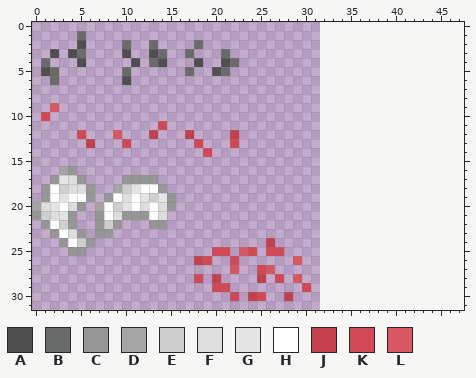
A pixel-art sprite gets an edit: assets/particles.png. The first picture shows the starting point.
The file is 32x32 pixels. The old version is drawn lined up with the new one, on the new canvas.
Palette (. is transparent): A #4f4f4f  B #696a6a  C #969696  D #a4a4a4  E #cfcfcf  F #dddddd  G #e4e4e4  H #ffffff  J #c3404c  K #d24854  L #d95763
Pixels before, first column x 0:
 1 .....B.........................
 2 .....A....B..B....B............
 3 ..A.AB....A..AB..B...B.........
 4 .B...A.....A.BA...A..AB........
 5 .AB.......B......B..AB.........
 6 ..B.......A....................
 7 ...............................
 8 ...............................
 9 ..L............................
10 .K.............................
11 ..............K................
12 .....K...L...J...J....J........
13 ......J...K.......K...K........
14 ...................K...........
15 ...............................
16 ...DC..........................
17 ..CGFC....CCCC.................
18 .CHEFFC..DEGHHC................
19 .CHGHHC.CHFHGEGC...............
20 DFGHFC.DHEGHFHFC...............
21 CEFGC..CHFCCCHF................
22 .CHEC..CEC...CC................
23 ..CHFC.CC......................
24 ...CHEC...................J....
25 ....CC..............KK.LK.KK...
26 ..................JK..K......L.
27 ......................L..KL....
28 ..................K.J....J.K.L.
29 ....................KK........K
30 ......................K.JK..J..
And afterwards:
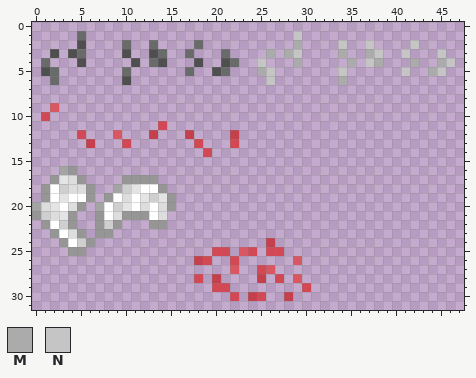
Colours new in this view: M #ababab  N #c5c5c5
What changed:
canvas 32x32 -> 48x32
The author put colour M in row 2 at x 29; in row 3 at x 26, 28, 34 and 37; in row 4 at x 29, 35, 38, 42 and 45; in row 5 at x 25 and 44; in row 6 at x 34.
The author put colour N in row 1 at x 29; in row 2 at x 34, 37 and 42; in row 3 at x 29, 38, 41 and 45; in row 4 at x 25, 37 and 46; in row 5 at x 26, 34, 41 and 45; in row 6 at x 26.
Where, in picture pixels (left, top, right, bottom), the same in both pictures:
added: (257, 31, 302, 85)
added: (338, 40, 455, 85)
